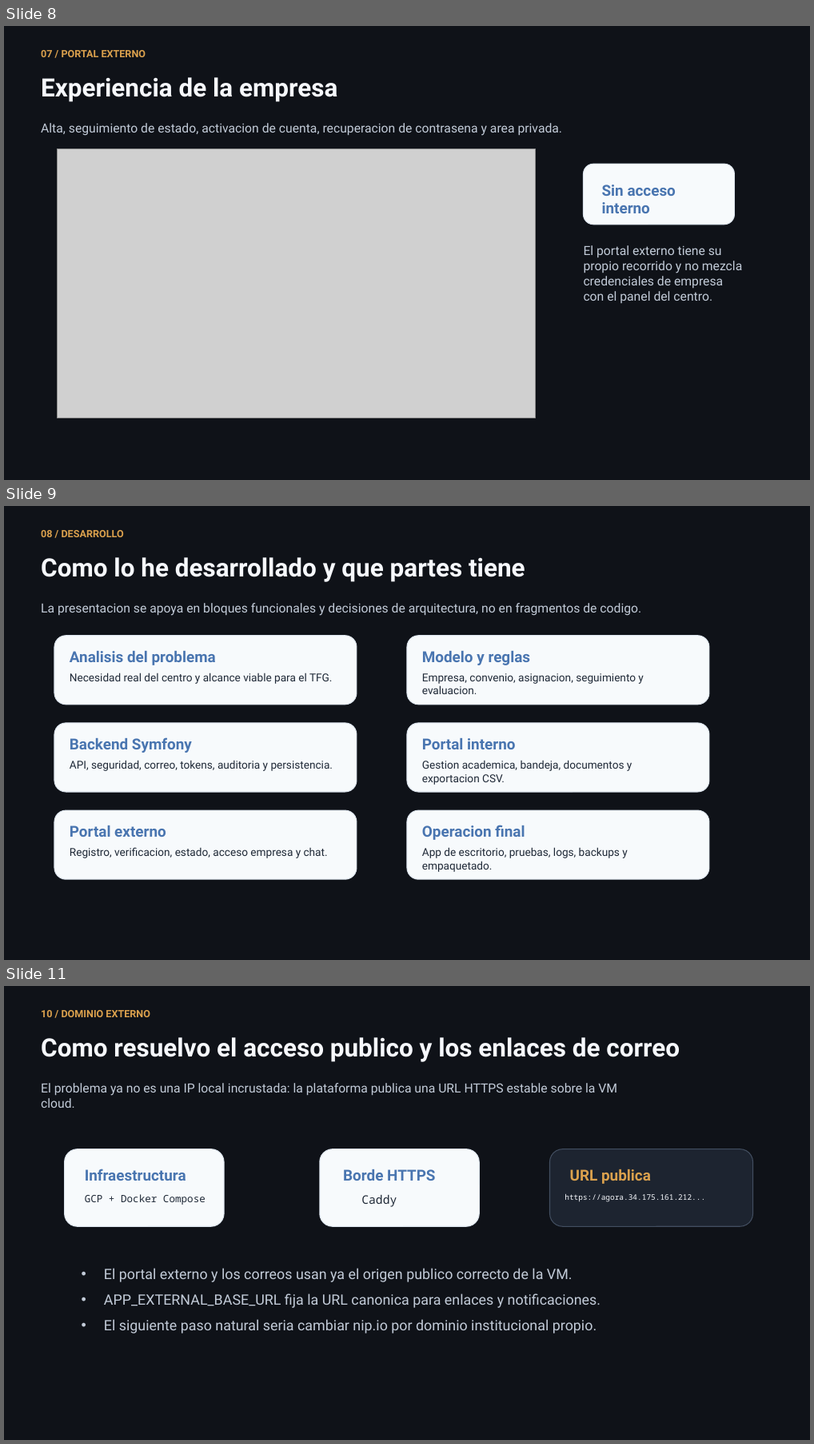
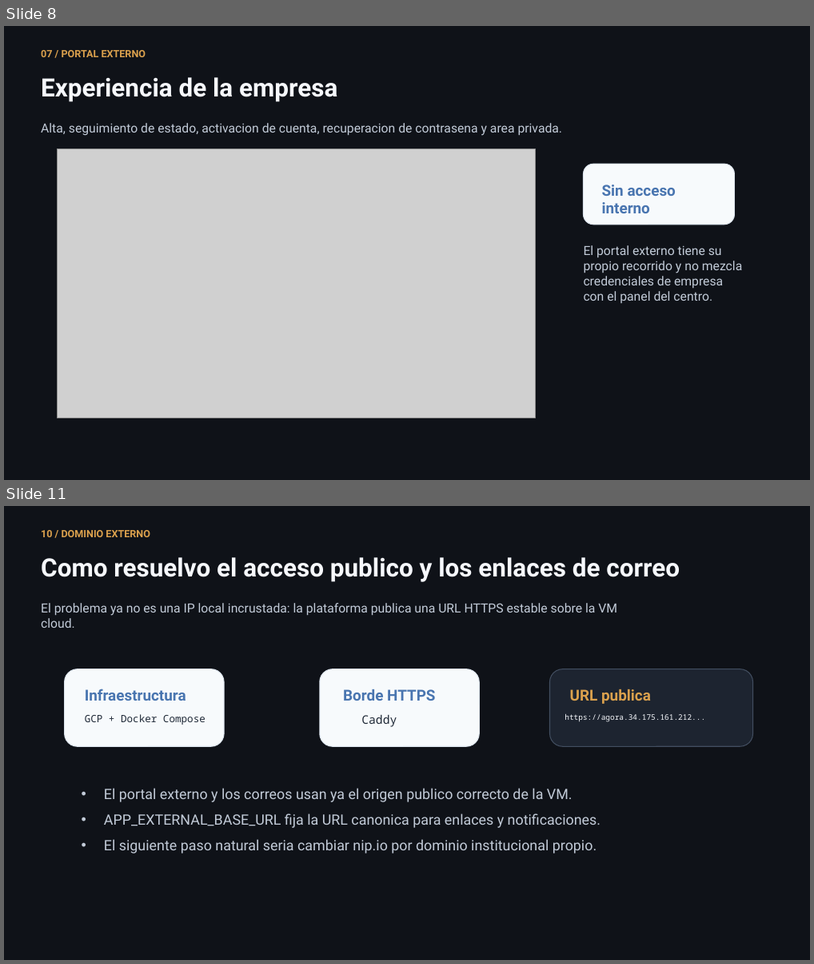
Before and after one commit to lmendez861/TFG-Agora, a slide deck: docs/presentacion-defensa-final.pptx. Shown one above the other, each under a label of ours: slides 8, 9 and 11 before the commit, slides 8 and 11 after it; the slides between them are not shown. The pictures are 814x1444 and 814x964 pixels, drawn with LibreOffice and Linux fonts; fonts in the diff are those of the drawing; grey boxes stand for pictures. Boxes give left, top, right and bottom in pixels: in the first picture for what was removed or moved away, otherwise in the second. Text is boxed around its words. In the diff, an @@ line names an element or a change of style, - is before the commit and + after.

```diff
--- a/docs/presentacion-defensa-final.pptx
+++ b/docs/presentacion-defensa-final.pptx
@@ slide 9 removed at (4,506,810,960), background #0F1218 @@
@@ text removed at (41,530,124,537) @@
-08 / DESARROLLO
@@ text removed at (41,557,526,582) @@
-Como lo he desarrollado y que partes tiene
@@ text removed at (41,603,642,616) @@
-La presentacion se apoya en bloques funcionales y decisiones de arquitectura, no en fragmentos de codigo.
@@ rounded rectangle removed at (54,636,357,704) @@
@@ rounded rectangle removed at (407,636,710,704) @@
@@ text removed at (70,651,216,665) @@
-Analisis del problema
@@ text removed at (70,672,333,684) @@
-Necesidad real del centro y alcance viable para el TFG.
@@ text removed at (422,651,531,665) @@
-Modelo y reglas
@@ text removed at (422,673,643,694) @@
-Empresa, convenio, asignacion, seguimiento y evaluacion.
@@ rounded rectangle removed at (54,723,357,792) @@
@@ text removed at (70,737,192,752) @@
-Backend Symfony
@@ rounded rectangle removed at (407,723,710,792) @@
@@ text removed at (422,738,515,749) @@
-Portal interno
@@ text removed at (70,760,334,771) @@
-API, seguridad, correo, tokens, auditoria y persistencia.
@@ text removed at (422,760,632,784) @@
-Gestion academica, bandeja, documentos y exportacion CSV.
@@ rounded rectangle removed at (54,810,357,880) @@
@@ rounded rectangle removed at (407,810,710,880) @@
@@ text removed at (70,825,166,836) @@
-Portal externo
@@ text removed at (422,824,525,840) @@
-Operacion final
@@ text removed at (70,847,328,858) @@
-Registro, verificacion, estado, acceso empresa y chat.
@@ text removed at (422,847,627,872) @@
-App de escritorio, pruebas, logs, backups y empaquetado.
```
Also in this commit, not shown: 6 slides changed, 1 slide added, 5 other files.
